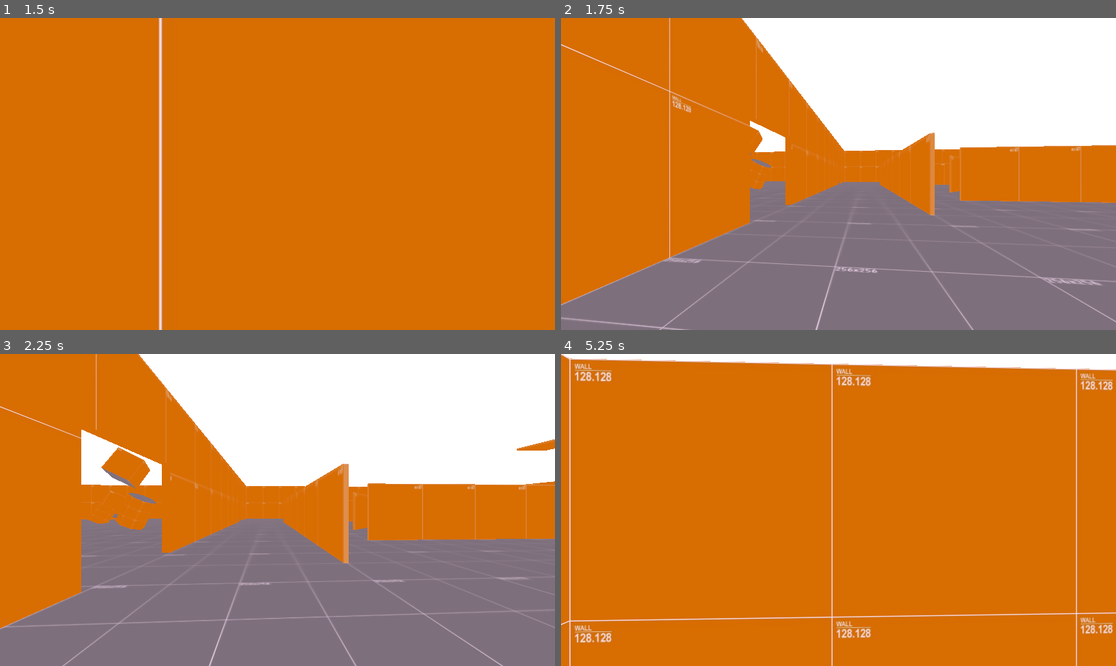
Above: before the commit, frames 1-4 (two rows, left to right).
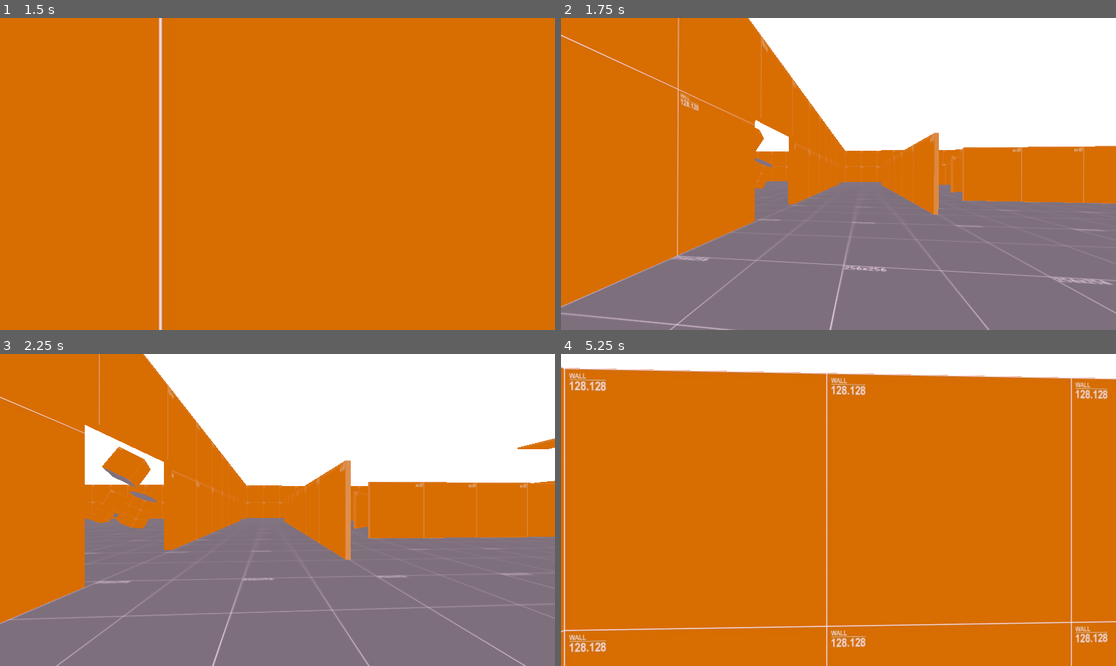
Above: after the commit, the same moments.

Repository: Liloslash/CocoonstrikeV2
Game: Godot game, scene res://world.tscn
Two runs of this game, one before a commit and one after it. Both use one fixed random seed, a clock stepped at 60 frames per second and the inputs below.
Inputs (mouse positions are in pixels of both pictures, inside the frame that each line leads up to):
- Up to frame 1 (1.5 s): tap Enter at 0.5 s; move the mouse to (305, 174) at 0.52 s; hold W (up) from 0.53 s (still down); tap Space (jump) at 0.77 s; move the mouse to (249, 174) at 1.27 s
- Up to frame 2 (1.75 s): keep holding W (up); tap Space (jump) at 1.52 s
- Up to frame 3 (2.25 s): keep holding W (up); move the mouse to (288, 503) at 2.02 s
- Up to frame 4 (5.25 s): keep holding W (up); move the mouse to (832, 516) at 2.77 s; tap Space (jump) at 3.02, 3.77, 4.52 s; move the mouse to (877, 513) at 3.52 s; move the mouse to (794, 506) at 4.27 s; move the mouse to (844, 510) at 5.02 s

Frame 1 is identical in both runs. In frame 2, 4.4% of the frame differs, in the area x 0-100%, y 0-100%; in frame 3, 4.6%; in frame 4, 8.3%.

Commit message:
Add shake intensity and duration parameters for camera shake effect

Diff:
--- a/Player/player.tscn
+++ b/Player/player.tscn
@@ -23,6 +23,8 @@
 acceleration_duration = 0.38
 freeze_duration_after_slam = 0.3
 min_time_before_slam = 0.4
+shake_intensity = 0.5
+shake_duration = 0.7
 headbob_amplitude = 0.09
 headbob_frequency = 6.0
 
